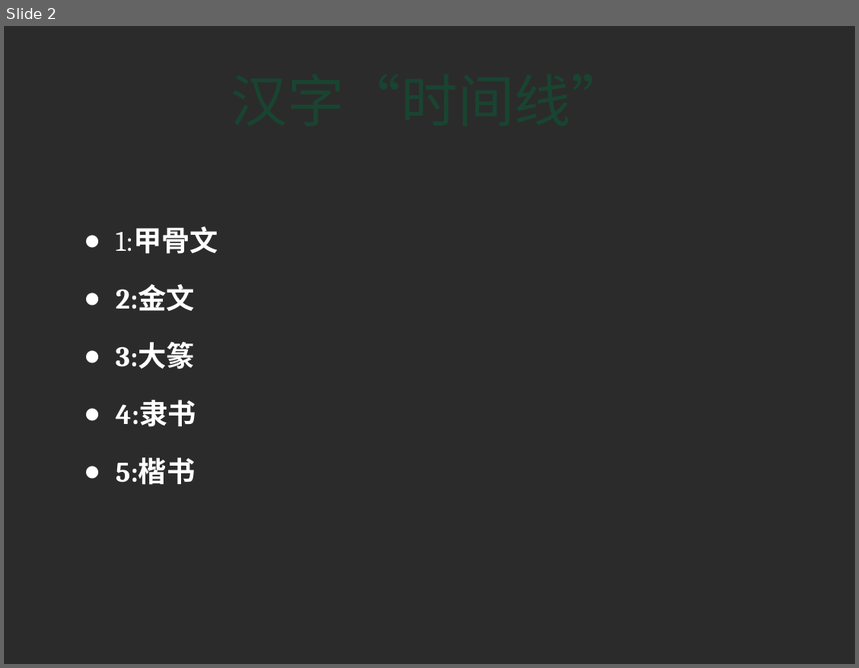
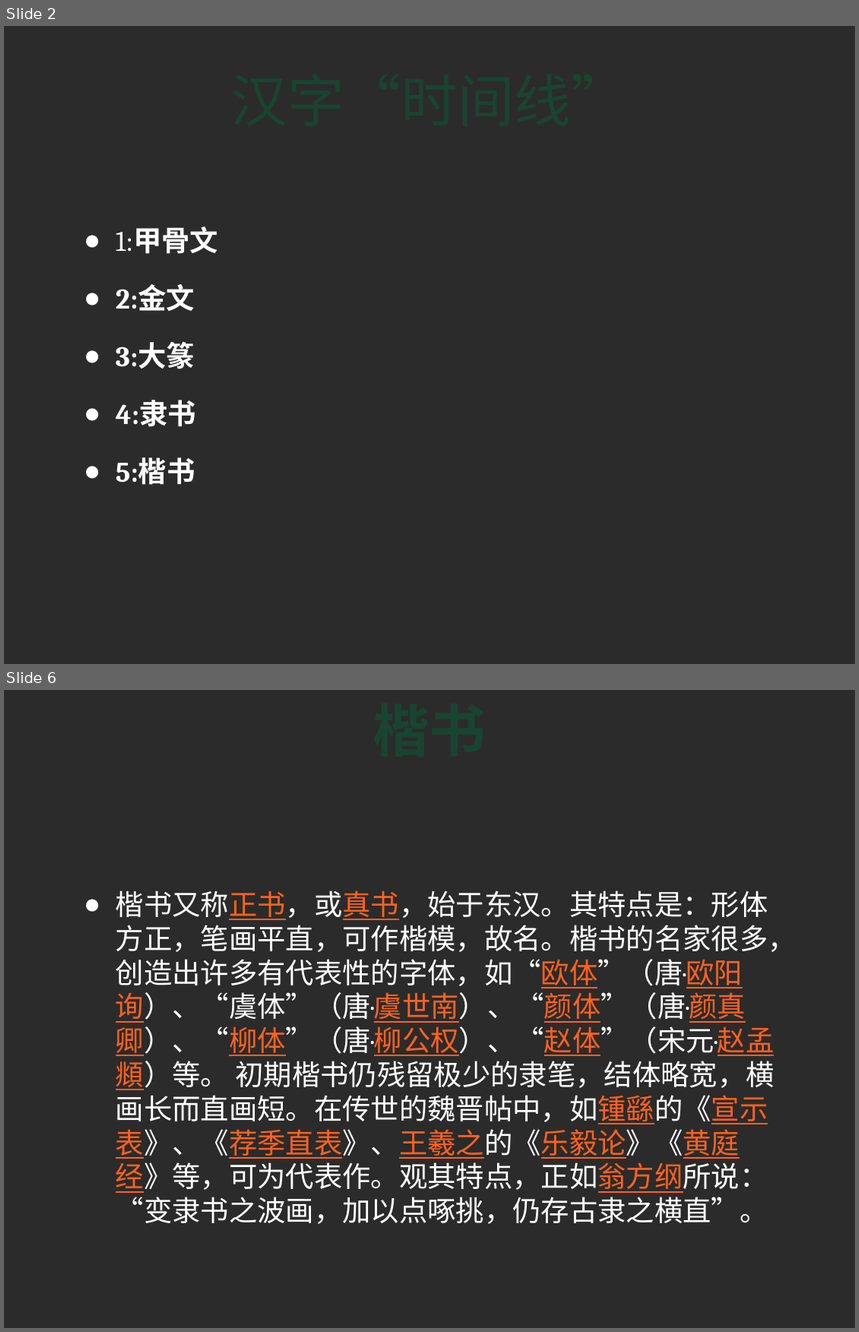
Before and after one commit to calvinweb/ppt, a slide deck: 有趣的汉字.pptx. Shown one above the other, each under a label of ours: slide 2 before the commit, slides 2 and 6 after it; the slides between them are not shown. The pictures are 859x668 and 859x1332 pixels, drawn with LibreOffice and Linux fonts; fonts in the diff are those of the drawing; background and template pictures are left out; a plain dark background stands for a picture behind light text. Boxes give left, top, right and bottom in pixels: in the first picture for what was removed or moved away, otherwise in the second. Text is boxed around its words. In the diff, an @@ line names an element or a change of style, - is before the commit and + after.

```diff
--- a/有趣的汉字.pptx
+++ b/有趣的汉字.pptx
@@ slide 6 added at bbox=[4, 690, 855, 1328], background picture (left out) @@
@@ title added at bbox=[75, 698, 784, 830], 48 pt, text #194431, bold @@
+楷书
@@ text added at bbox=[116, 891, 797, 1224], 24 pt, text #FFFFFF @@
+● 楷书又称正书，或真书，始于东汉。其特点是：形体方正，笔画平直，可作楷模，故名。楷书的名家很多，创造出许多有代表性的字体，如“欧体”（唐·欧阳询）、“虞体”（唐·虞世南）、“颜体”（唐·颜真卿）、“柳体”（唐·柳公权）、“赵体”（宋元·赵孟頫）等。 初期楷书仍残留极少的隶笔，结体略宽，横画长而直画短。在传世的魏晋帖中，如锺繇的《宣示表》、《荐季直表》、王羲之的《乐毅论》《黄庭经》等，可为代表作。观其特点，正如翁方纲所说：“变隶书之波画，加以点啄挑，仍存古隶之横直”。
```
Also in this commit, not shown: 3 other slides added.
